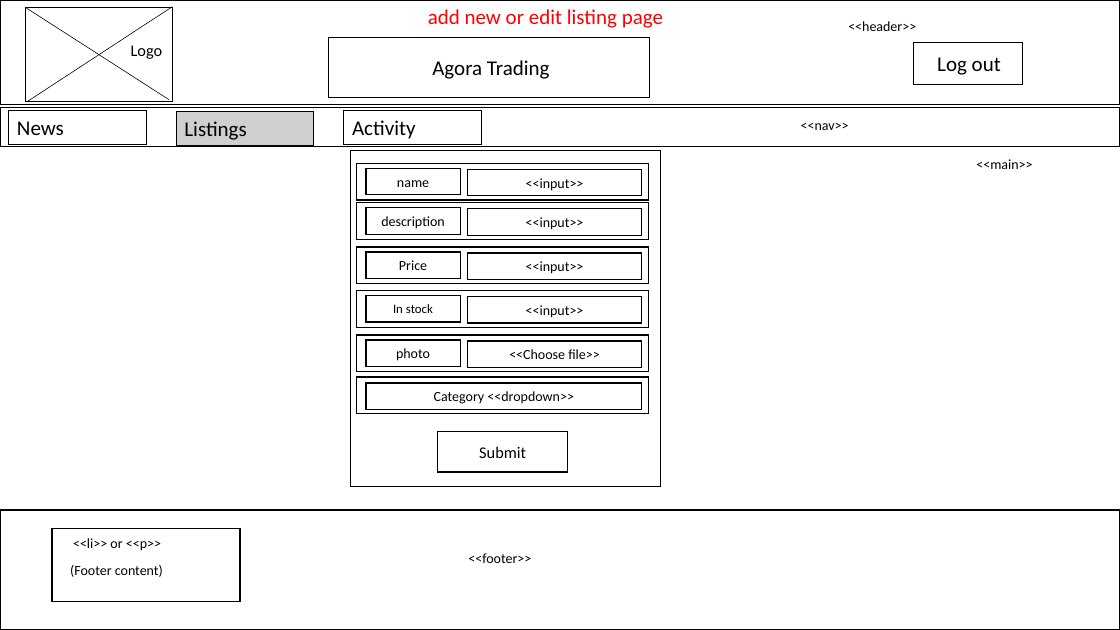
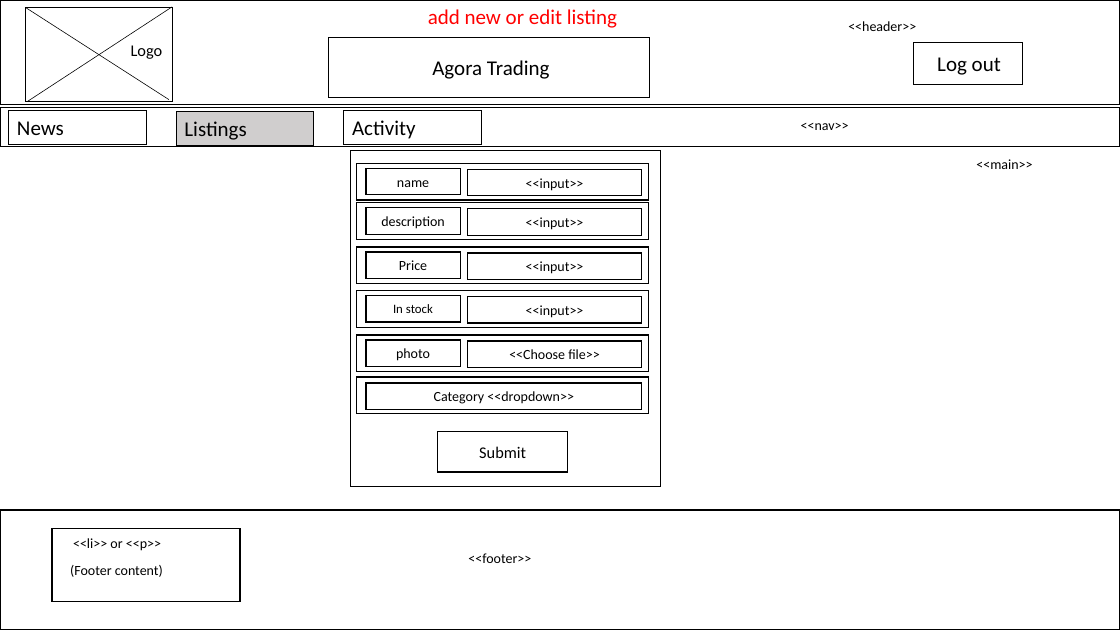
Before and after one commit to jameshutchy/Best-Practice-PHP, a slide deck: slide 6 of BCDE224 - Assessment 2 - James Hutchinson/BCDE244-Assesment 2 - James Hutchinson.pptx. Drawn at 1120x630 pixels with LibreOffice and Linux fonts; fonts in the diff are those of the drawing. Boxes give left, top, right and bottom in pixels: in the first picture for what was removed or moved away, otherwise in the second. Text is boxed around its words. In the diff, an @@ line names an element or a change of style, - is before the commit and + after.

```diff
--- a/BCDE224 - Assessment 2 - James Hutchinson/BCDE244-Assesment 2 - James Hutchinson.pptx
+++ b/BCDE224 - Assessment 2 - James Hutchinson/BCDE244-Assesment 2 - James Hutchinson.pptx
@@ text at (428,9,617,28): text changed @@
-add new or edit listing page
+add new or edit listing
```
Also in this commit, not shown: 8 other slides changed, 21 slides added, 1 slide removed, 10 other files.
